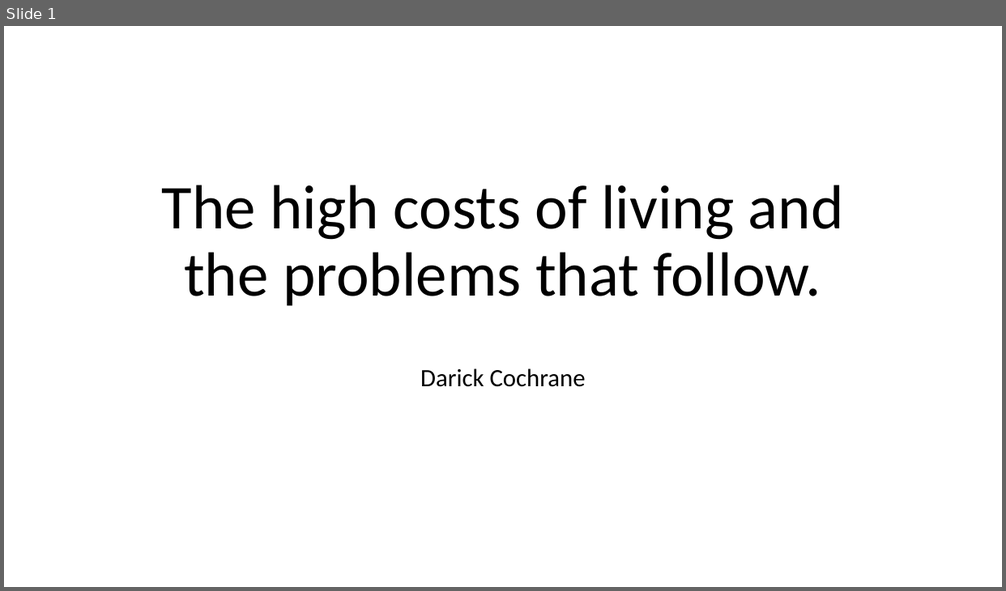
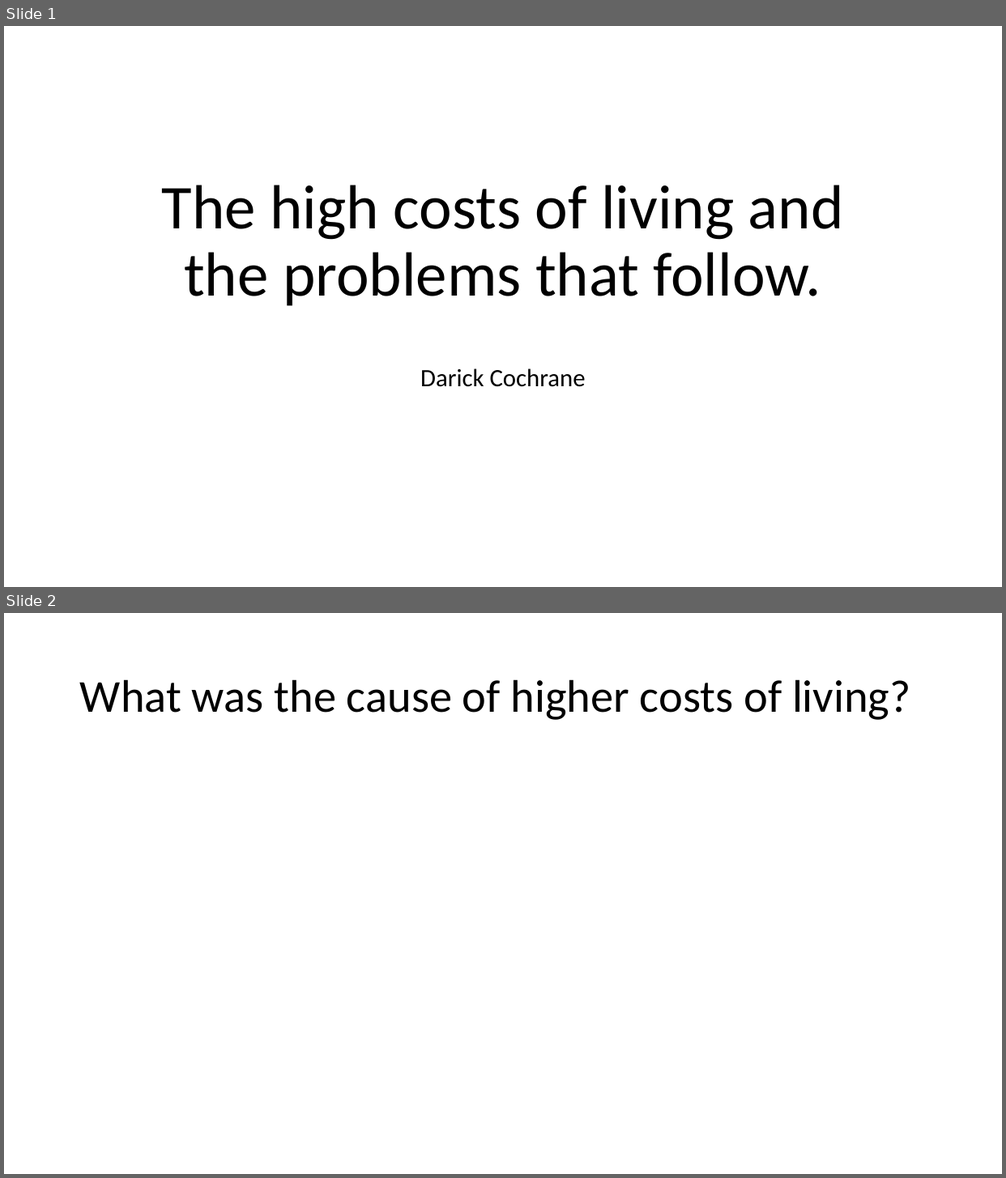
Before and after one commit to Sk1ttlelol/English-2010, a slide deck: costs of living A1.pptx. Shown one above the other, each under a label of ours: slide 1 before the commit, slides 1 and 2 after it. The pictures are 1006x591 and 1006x1178 pixels, drawn with LibreOffice and Linux fonts; fonts in the diff are those of the drawing. Boxes give left, top, right and bottom in pixels: in the first picture for what was removed or moved away, otherwise in the second. Text is boxed around its words. In the diff, an @@ line names an element or a change of style, - is before the commit and + after.

```diff
--- a/costs of living A1.pptx
+++ b/costs of living A1.pptx
@@ slide 2 added at (4, 613, 1002, 1174), background #FFFFFF @@
@@ title added at (80, 679, 911, 720), 44 pt, text #000000 @@
+What was the cause of higher costs of living?
```
Also in this commit, not shown: 8 other slides added, 1 other file.
